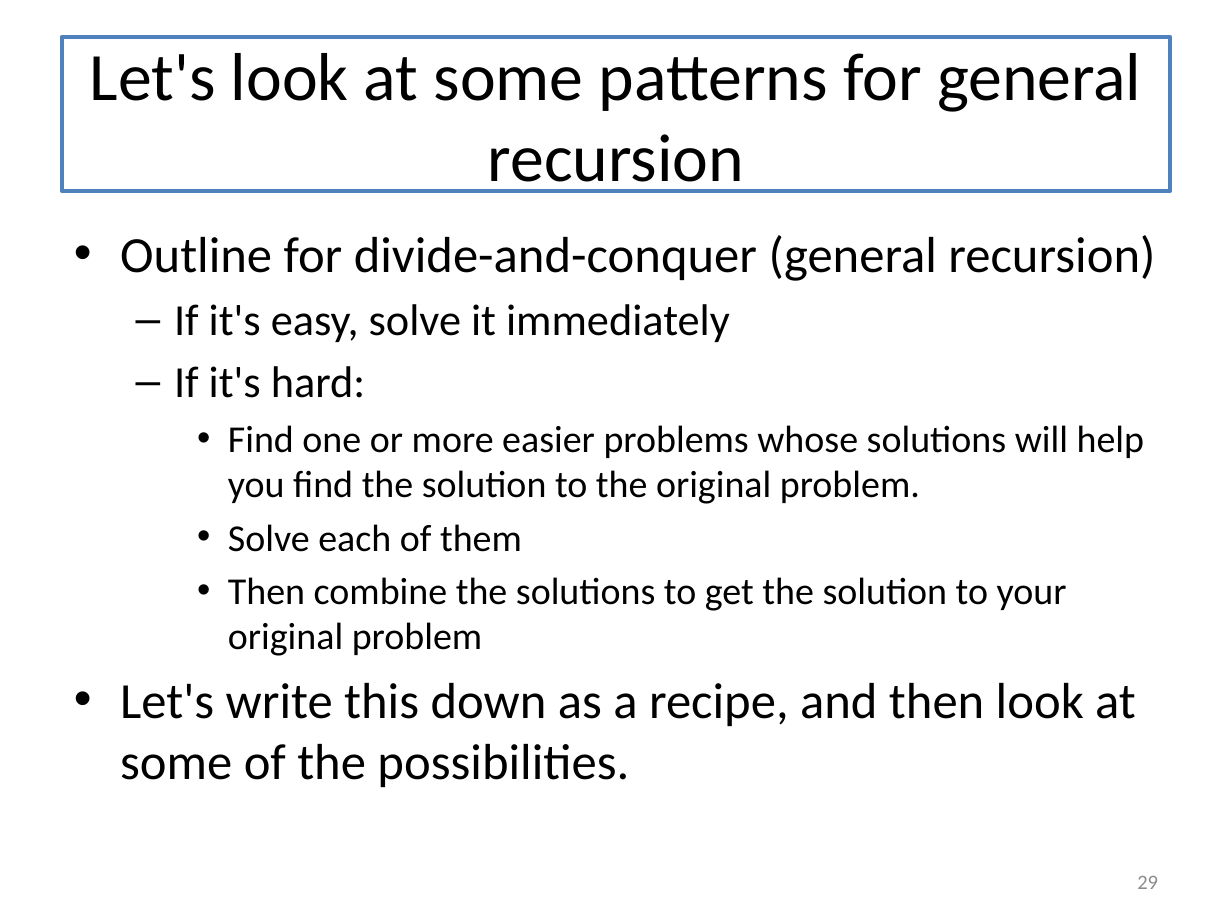
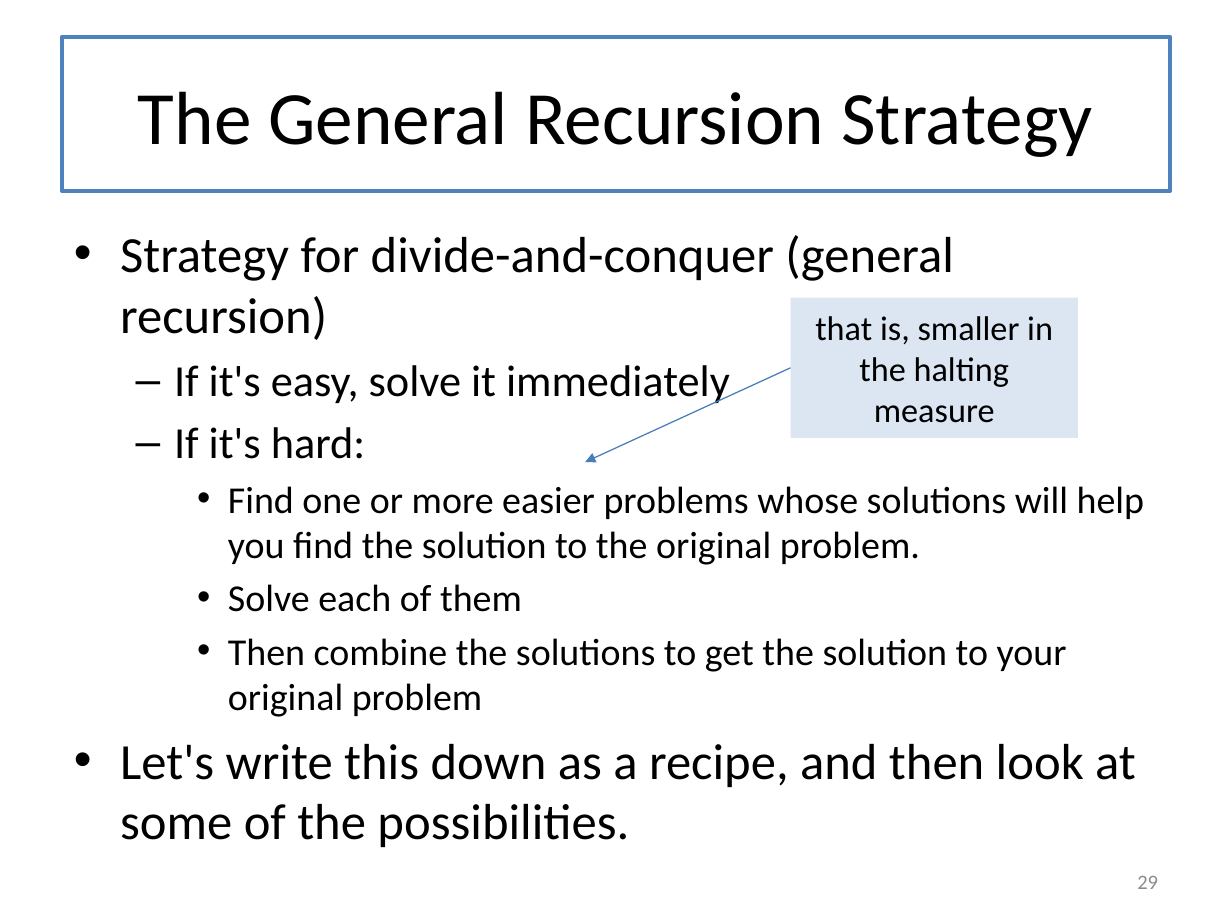
Before and after one commit to mwand/cs5010f16, a slide deck: slide 29 of Slides/Lesson 8.1 Introducing General Recursion.pptx. Drawn at 1232x924 pixels with LibreOffice and Linux fonts; fonts in the diff are those of the drawing. Boxes give left, top, right and bottom in pixels: in the first picture for what was removed or moved away, otherwise in the second. Text is boxed around its words. In the diff, an @@ line names an element or a change of style, - is before the commit and + after.

```diff
--- a/Slides/Lesson 8.1 Introducing General Recursion.pptx
+++ b/Slides/Lesson 8.1 Introducing General Recursion.pptx
@@ title at <box>138,91,1092,157</box>: text changed; size 39.6 to 44 pt @@
-Let's look at some patterns for general recursion
+The General Recursion Strategy
@@ text at <box>120,235,953,340</box>: text changed @@
-• Outline for divide-and-conquer (general recursion)
+• Strategy for divide-and-conquer (general recursion)
@@ rectangle added at <box>791,298,1078,439</box>, fill #DCE6F2, 20 pt, text #000000 @@
+that is, smaller in the halting measure
@@ arrow added from (791, 368) to (585, 462), #4B7EBC 0.75 pt @@
```
Also in this commit, not shown: 9 other slides changed, 6 other files.
